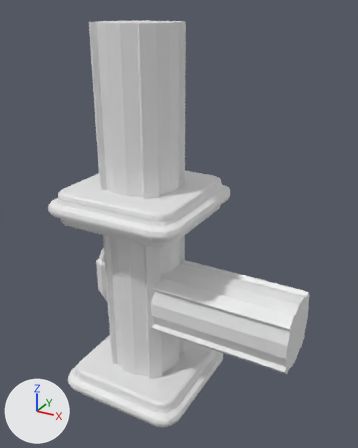
Before and after pictures for a commit that changed the FBX model BlendFiles/FussionChambers/FusionPipe.fbx.
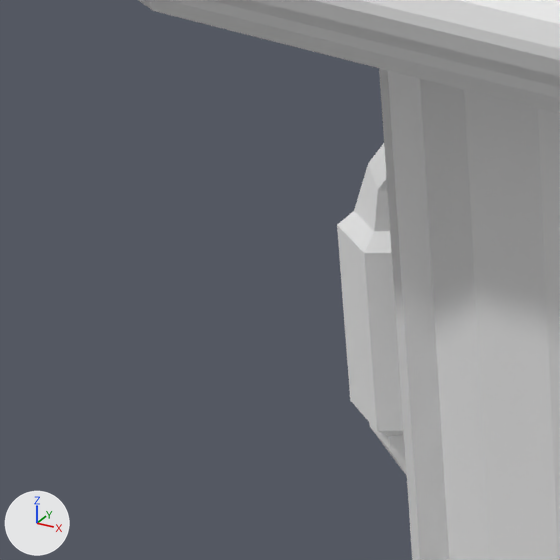
Each version is shown whole from a 50 mm camera at (7.34, -11.21, 11.37) aimed at (1.12, 0.1, 5.71), then close up on the part from 11% to 37% of the width and 50% to 71% of the height. Lighting does not change. The marker at lower left points along +X, +Y and +Z. Where no turn or scale is listed for an object, it has been applied to the vertices.
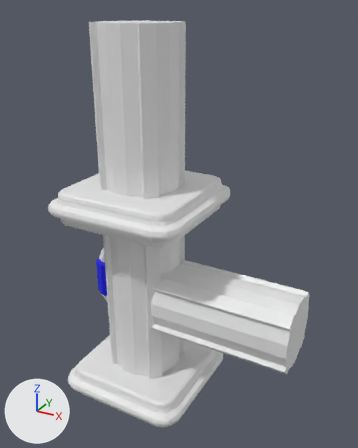
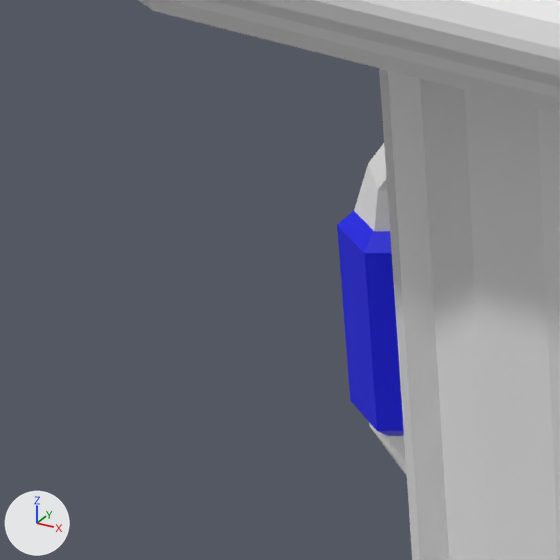
Pixel boxes [x1, y1, x2, y2] of what changed, in the close-ups (560 x 560 px):
part 1 of me_cylinder, recoloured (grey to blue): [337, 211, 404, 436] in both

What the commit changed:
Material 'Fusionreactor' (mat_fusionreactor) is new.
Its base color is (0.0, 0.00317, 0.8) (blue #000ae7).
me_cylinder has 582 vertices, 570 faces and spans x -1.76..1.04, y -1.04..1.04, z -3.92..7.66.
me_cylinder is used by ob_cylinder; location (0.0, 0.0, 3.351).
me_cylinder part 1: all 42 faces centred in x -1.76..-1.12, y -0.25..0.3, z -0.54..0.61 switch from mat_mainpipe (its picture is missing) to mat_fusionreactor (blue #000ae7).
